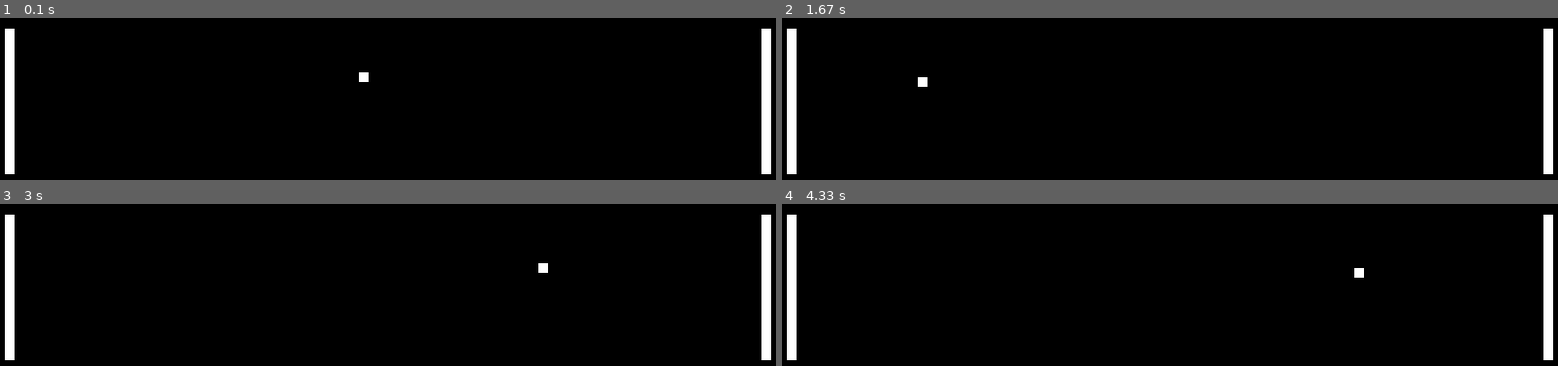
Above: before the commit, frames 1-4 (two rows, left to right).
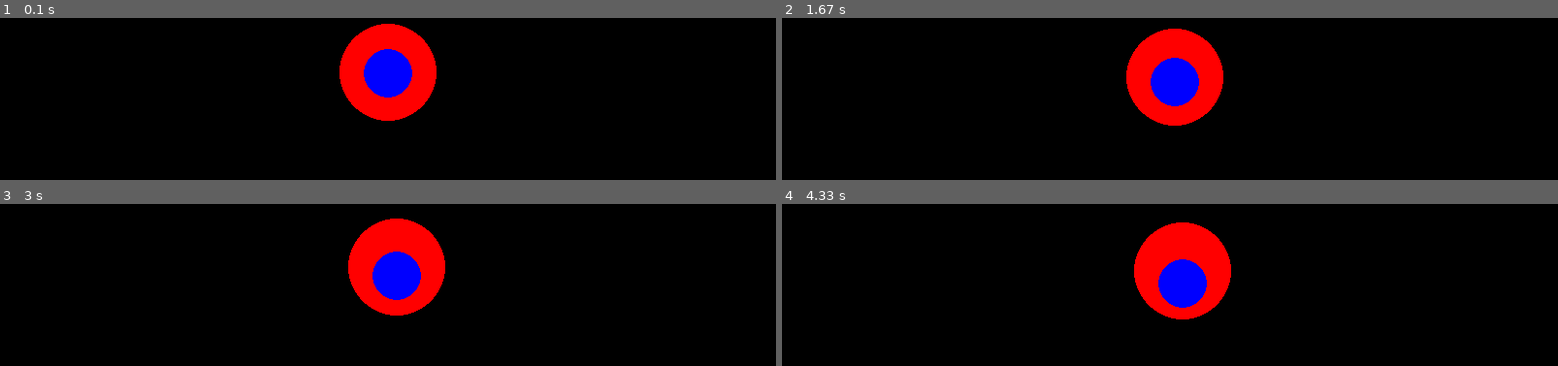
Above: after the commit, the same moments.

Repository: BenjaminTheCoder/Pong
Game: pygame game, started from pong.py
Same seed, same stepped clock (60 frames per second), same inputs: the game is played once before the commit and once after it.
Inputs:
- Up to frame 1 (0.1 s): no input
- Up to frame 2 (1.67 s): no input
- Up to frame 3 (3 s): no input
- Up to frame 4 (4.33 s): no input

The runs differ from the first frame. In frame 1, 8.1% of the frame differs, in the area x 0-100%, y 3-97%; in frame 2, 8.2%, in the area x 0-100%, y 6-97%; in frame 3, 8.2%; in frame 4, 8.2%.

Commit message:
Physics work thank you to coding train for the edges method it was easy to translate into python.

Diff:
--- a/pong.py
+++ b/pong.py
@@ -1,4 +1,6 @@
 import pygame as pg
+from dataclasses import dataclass
+
 pg.init()
 WINDOWHEIGHT = 600
 WINDOWWIDTH = 800
@@ -6,9 +8,36 @@
 
 pg.display.set_caption("Pong")
 
+@dataclass
+class Ball:
+    x: float
+    y: float
+    r: float
+    vx: float
+    vy: float
+
+    def edges(self) -> None:
+        if self.x >= WINDOWWIDTH - self.r:
+            self.x = WINDOWWIDTH - self.r
+            self.vx *= -1
+        elif self.x <= self.r:
+            self.x = self.r
+            self.vx *= -1
+
+        if self.y >= WINDOWHEIGHT - self.r:
+            self.y = WINDOWHEIGHT - self.r
+            self.vy *= -1
+        elif self.y <= self.r:
+            self.y = self.r
+            self.vy *= -1
+
+    def move(self) -> None:
+        self.x += self.vx
+        self.y += self.vy
+
+
 #variables player 1
 vel = 5
-
 
 p1 = pg.Rect(5, 255, 10, 150)
 
@@ -16,8 +45,10 @@
 
 p2 = pg.Rect(785, 255, 10, 150)
 
+ball1 = Ball(400, 300, 50, 0.05, 0.05)
+ball2 = Ball(400, 300, 25, 0.05, 0.1)
 
-ball = pg.Rect(400, 300, 10, 10)
+
 bl = False
 br = False
 moveUpP1 = False
@@ -27,21 +58,25 @@
 bl = True
 run = True
 while run:
-    pg.time.delay(16)
-    if bl == True:
-        ball.x -= vel
-    if br == True:
-        ball.x += vel
-    if p1.colliderect(ball):
-        print("Yay!")
-        bl = False
-        br = True
-        ball.y += vel
-    if p2.colliderect(ball):
-        print("Wooh!")
-        bl = True
-        br = False
-        ball.y += vel
+    ball1.move()
+    ball1.edges()
+    ball2.move()
+    ball2.edges()
+    # pg.time.delay(16)
+    # if bl == True:
+    #     ball.x -= vel
+    # if br == True:
+    #     ball.x += vel
+    # if p1.colliderect(ball):
+    #     print("Yay!")
+    #     bl = False
+    #     br = True
+    #     ball.y += vel
+    # if p2.colliderect(ball):
+    #     print("Wooh!")
+    #     bl = True
+    #     br = False
+    #     ball.y += vel
 
 
     for event in pg.event.get():
@@ -76,8 +111,9 @@
         p2.y -= vel
 
     win.fill((0, 0, 0))
-    pg.draw.rect(win, (255, 255, 255), p1)
-    pg.draw.rect(win, (255, 255, 255), p2)
-    pg.draw.rect(win, (255, 255, 255), ball)
+    #pg.draw.rect(win, (255, 255, 255), p1)
+    #pg.draw.rect(win, (255, 255, 255), p2)
+    pg.draw.circle(win, (255, 0, 0), (ball1.x, ball1.y), ball1.r)
+    pg.draw.circle(win, (0, 0, 255), (ball2.x, ball2.y), ball2.r)
     pg.display.update()
 pg.quit()
